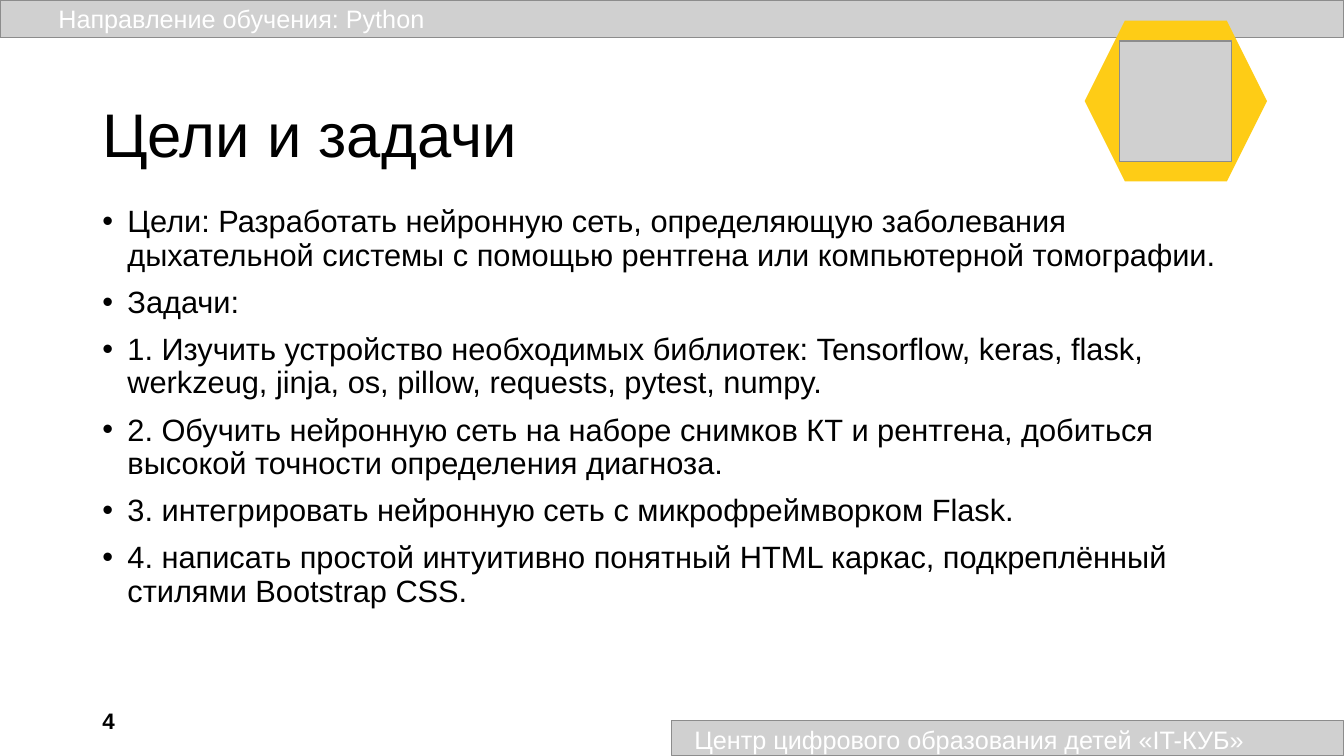
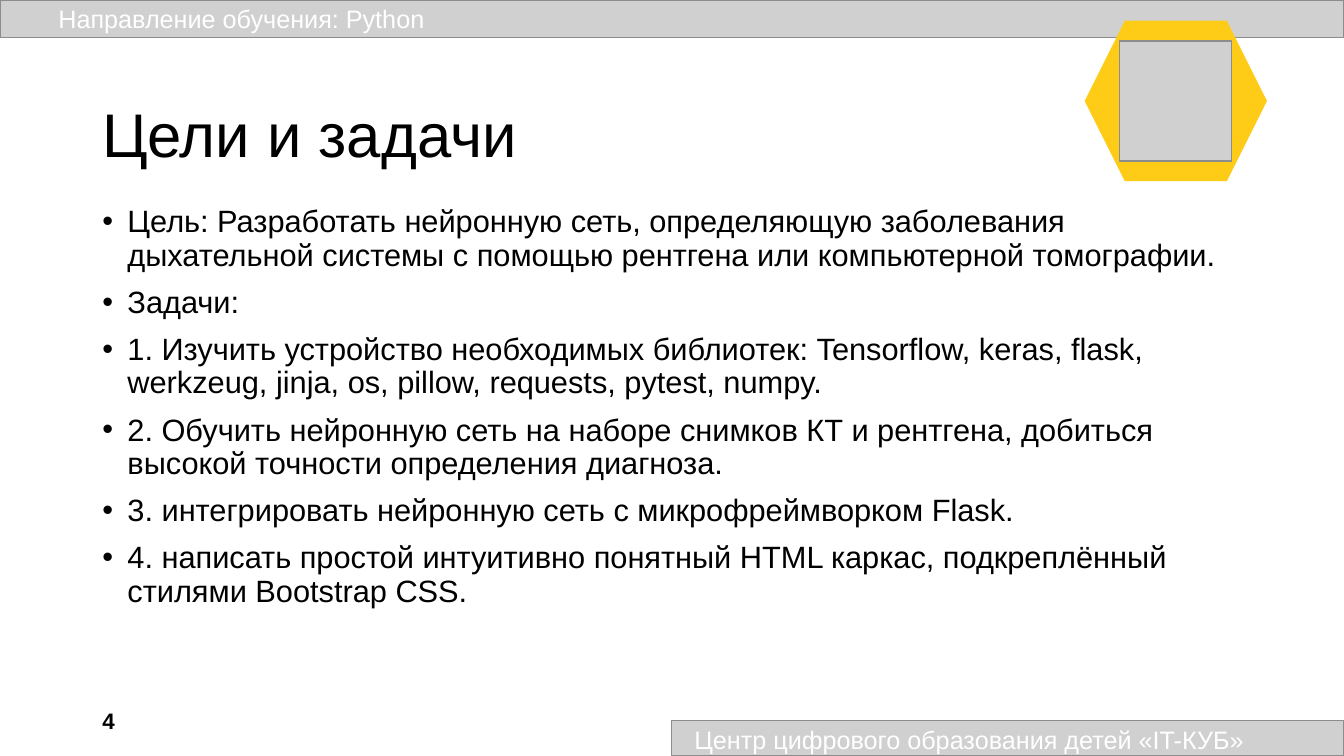
Before and after one commit to AdvoCut007/RayTensor, a slide deck: slide 4 of static/presentation/RayTensor.pptx. Drawn at 1344x756 pixels with LibreOffice and Linux fonts; fonts in the diff are those of the drawing; grey boxes stand for pictures; background and template pictures are left out. Boxes give left, top, right and bottom in pixels: in the first picture for what was removed or moved away, otherwise in the second. Text is boxed around its words. In the diff, an @@ line names an element or a change of style, - is before the commit and + after.

```diff
--- a/static/presentation/RayTensor.pptx
+++ b/static/presentation/RayTensor.pptx
@@ text at (127, 209, 1216, 271): text changed @@
-• Цели: Разработать нейронную сеть, определяющую заболевания дыхательной системы с помощью рентгена или компьютерной томографии.
+• Цель: Разработать нейронную сеть, определяющую заболевания дыхательной системы с помощью рентгена или компьютерной томографии.
```
Also in this commit, not shown: 1 other slide changed, 2 other files.
